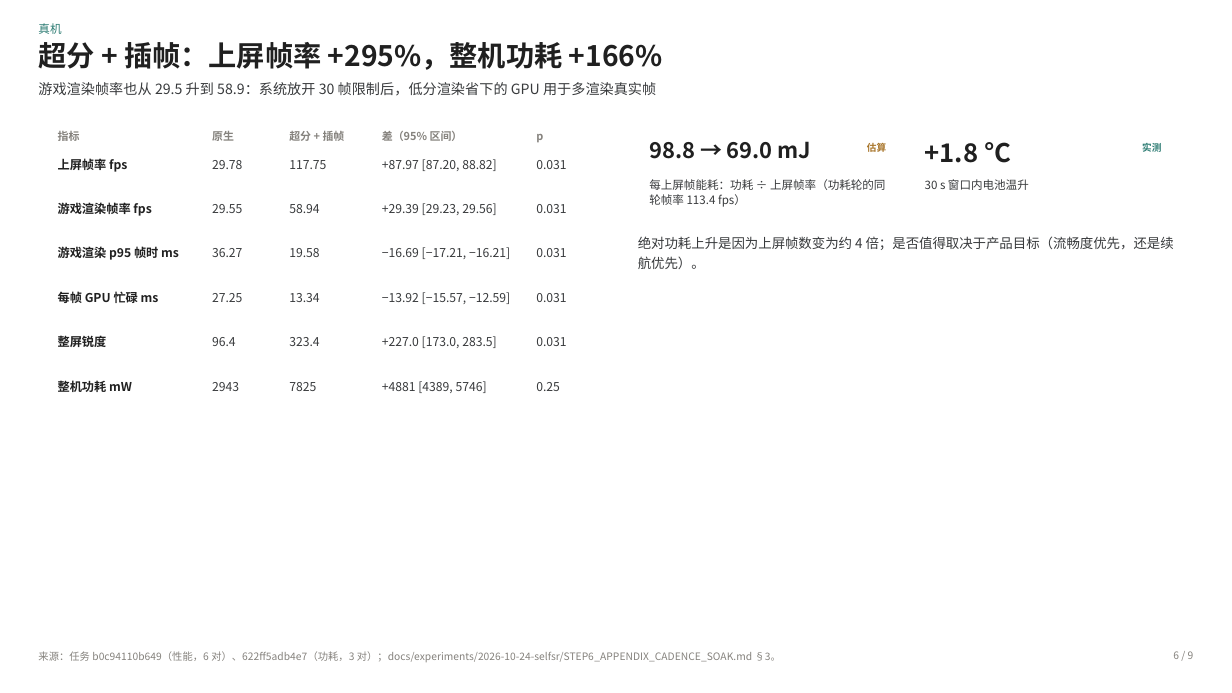
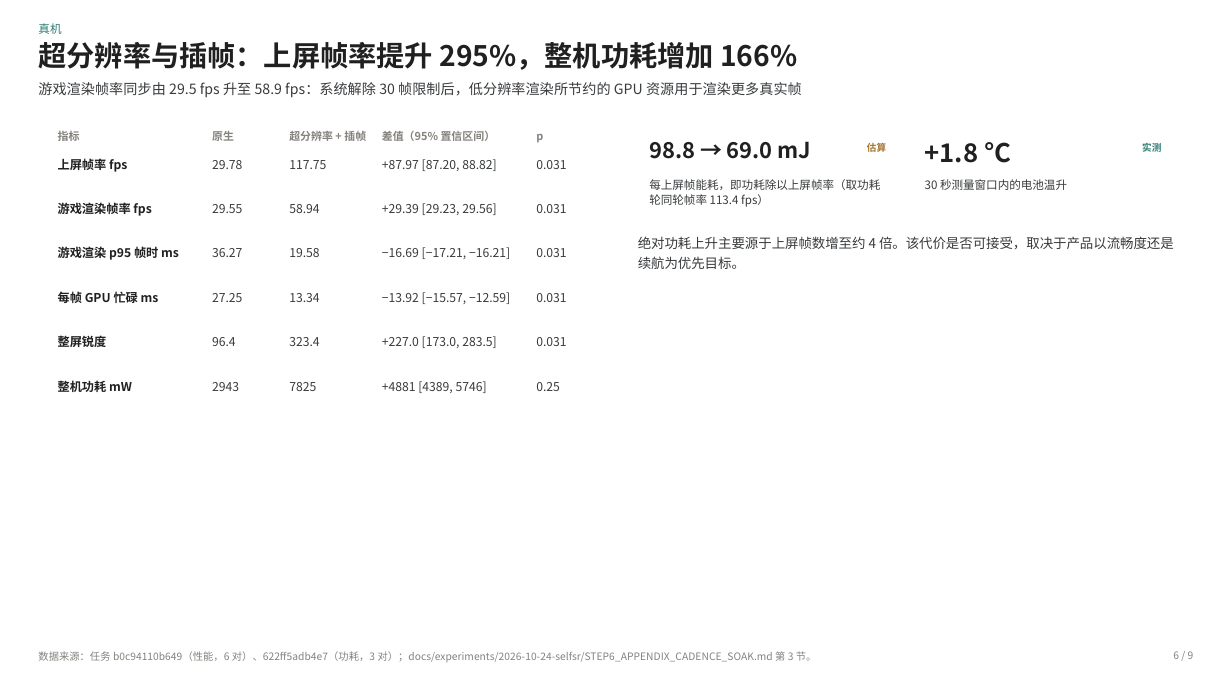
Before and after one commit to HGamey/docs, a slide deck: slide 6 of slides/2026-11-02-超分与插帧阶段结果.pptx. Drawn at 1232x693 pixels with LibreOffice and Linux fonts; fonts in the diff are those of the drawing; background and template pictures are left out. Boxes give left, top, right and bottom in pixels: in the first picture for what was removed or moved away, otherwise in the second. Text is boxed around its words. In the diff, an @@ line names an element or a change of style, - is before the commit and + after.

```diff
--- a/slides/2026-11-02-超分与插帧阶段结果.pptx
+++ b/slides/2026-11-02-超分与插帧阶段结果.pptx
@@ text at <box>38,42,797,70</box>: text changed @@
-超分 + 插帧：上屏帧率 +295%，整机功耗 +166%
+超分辨率与插帧：上屏帧率提升 295%，整机功耗增加 166%
@@ text at <box>38,82,802,98</box>: text changed @@
-游戏渲染帧率也从 29.5 升到 58.9：系统放开 30 帧限制后，低分渲染省下的 GPU 用于多渲染真实帧
+游戏渲染帧率同步由 29.5 fps 升至 58.9 fps：系统解除 30 帧限制后，低分辨率渲染所节约的 GPU 资源用于渲染更多真实帧
@@ text at <box>289,131,366,141</box>: text changed @@
-超分 + 插帧
+超分辨率 + 插帧
@@ text at <box>382,131,496,141</box>: text changed @@
-差（95% 区间）
+差值（95% 置信区间）
@@ text at <box>649,179,880,207</box>: text changed @@
-每上屏帧能耗：功耗 ÷ 上屏帧率（功耗轮的同轮帧率 113.4 fps）
+每上屏帧能耗，即功耗除以上屏帧率（取功耗轮同轮帧率 113.4 fps）
@@ text at <box>925,179,1067,190</box>: text changed @@
-30 s 窗口内电池温升
+30 秒测量窗口内的电池温升
@@ text at <box>638,236,1174,269</box>: text changed @@
-绝对功耗上升是因为上屏帧数变为约 4 倍；是否值得取决于产品目标（流畅度优先，还是续航优先）。
+绝对功耗上升主要源于上屏帧数增至约 4 倍。该代价是否可接受，取决于产品以流畅度还是续航为优先目标。
@@ text at <box>38,651,817,662</box>: text changed @@
-来源：任务 b0c94110b649（性能，6 对）、622ff5adb4e7（功耗，3 对）；docs/experiments/2026-10-24-selfsr/STEP6_APPENDIX_CADENCE_SOAK.md §3。
+数据来源：任务 b0c94110b649（性能，6 对）、622ff5adb4e7（功耗，3 对）；docs/experiments/2026-10-24-selfsr/STEP6_APPENDIX_CADENCE_SOAK.md 第 3 节。
```
Also in this commit, not shown: 8 other slides changed, 49 other files.
